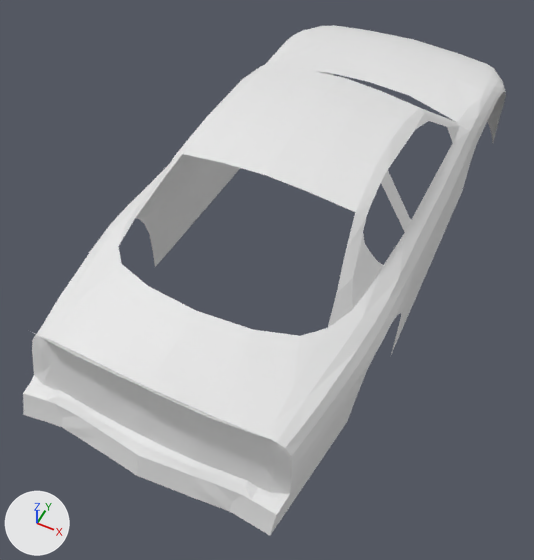
Renders of the glTF model NT02 Chevy.glb from each side of a commit.
The view is the same before and after, from a 50 mm lens placed at (2.15, -5.2, 5.5), pointed at (0.06, -1.01, 0.26). The axes (+X, +Y, +Z) are drawn at lower left. The lights are the same throughout. The older version comes first. Materials are left out; every surface is plain grey. Where no turn or scale is listed for an object, it has been applied to the vertices.

Before the edit, the objects in view are built like this:
```python
me_shot_20260801183328_022 = bpy.data.meshes.new('shot_20260801183328.022')
me_shot_20260801183328_022.from_pydata(...)  # 660 vertices, 1134 faces; spans x -1.11..1.42, y -3.4..2.99, z -0.32..1.42
me_shot_20260801183328_022.materials.append(mat_794440ca0718b458_xa128_png)
ob_shot_20260801183328_001 = bpy.data.objects.new('shot_20260801183328.001', me_shot_20260801183328_022)
ob_shot_20260801183328_001.location = (0.0, 0.055, 0.392)
```
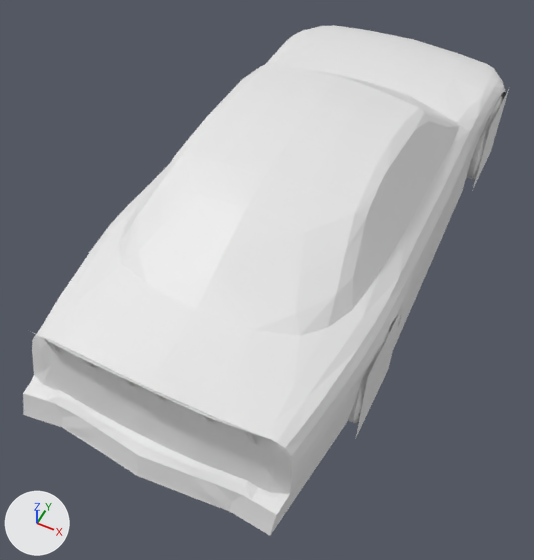
What differs and where, as boxes [x1, y1, x2, y2] in the pictures (534 x 560 px):
'shot_20260801183328.002', added: after [118, 70, 456, 336]
'shot_20260801183328.005', added (mostly hidden): after [32, 87, 510, 531]

Diff of the bpy script that builds the scene:
```diff
--- a/NT02 Chevy.glb.py
+++ b/NT02 Chevy.glb.py
@@ me_shot_20260801183328_003 @@
+me_shot_20260801183328_003.from_pydata(...)  # 1247 vertices, 1550 faces; spans x -1.12..1.42, y -3.4..2.94, z -0.39..1.36
@@ me_shot_20260801183328_002 @@
+me_shot_20260801183328_002.from_pydata(...)  # 64 vertices, 65 faces; spans x -0.92..1.23, y -2.42..1.07, z 0.82..1.37
@@ ob_shot_20260801183328_005 @@
+ob_shot_20260801183328_005 = bpy.data.objects.new('shot_20260801183328.005', me_shot_20260801183328_003)
+ob_shot_20260801183328_005.location = (0.0, 0.055, 0.392)
@@ ob_shot_20260801183328_002 @@
+ob_shot_20260801183328_002 = bpy.data.objects.new('shot_20260801183328.002', me_shot_20260801183328_002)
+ob_shot_20260801183328_002.location = (0.0, 0.055, 0.392)
```
